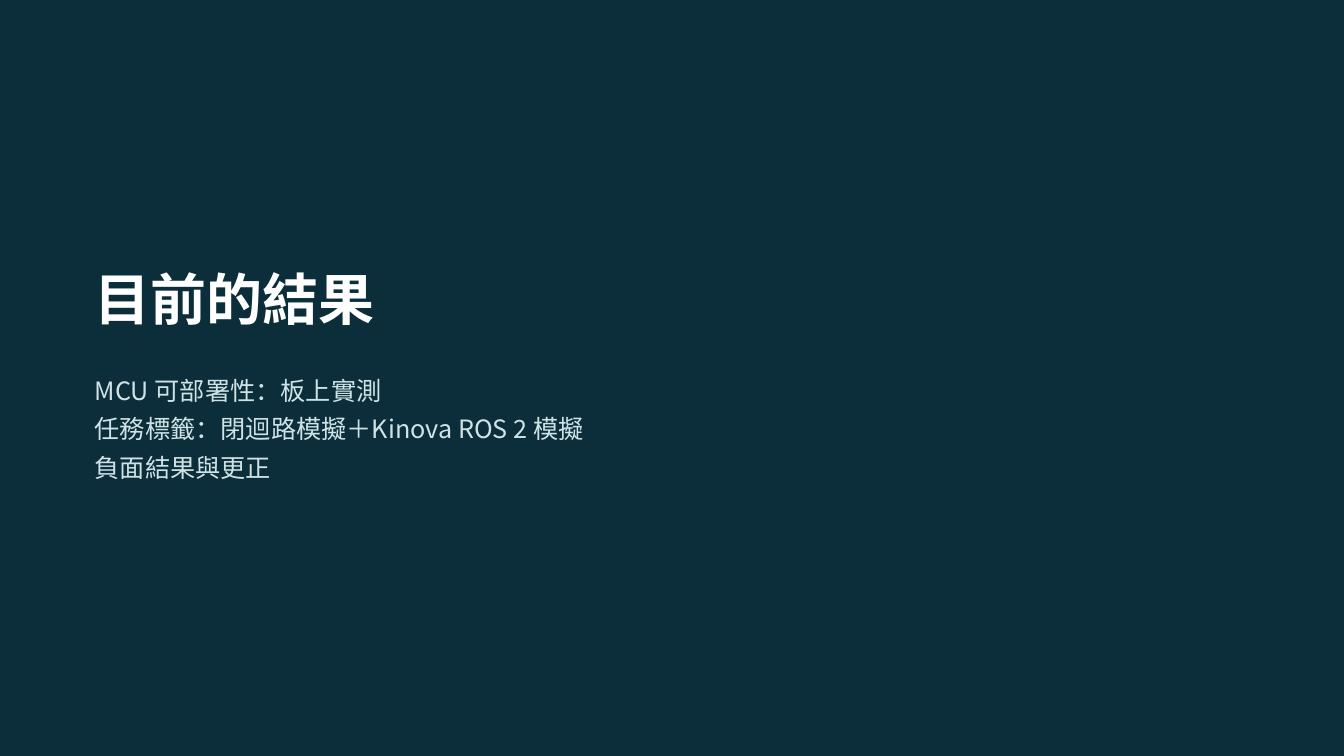
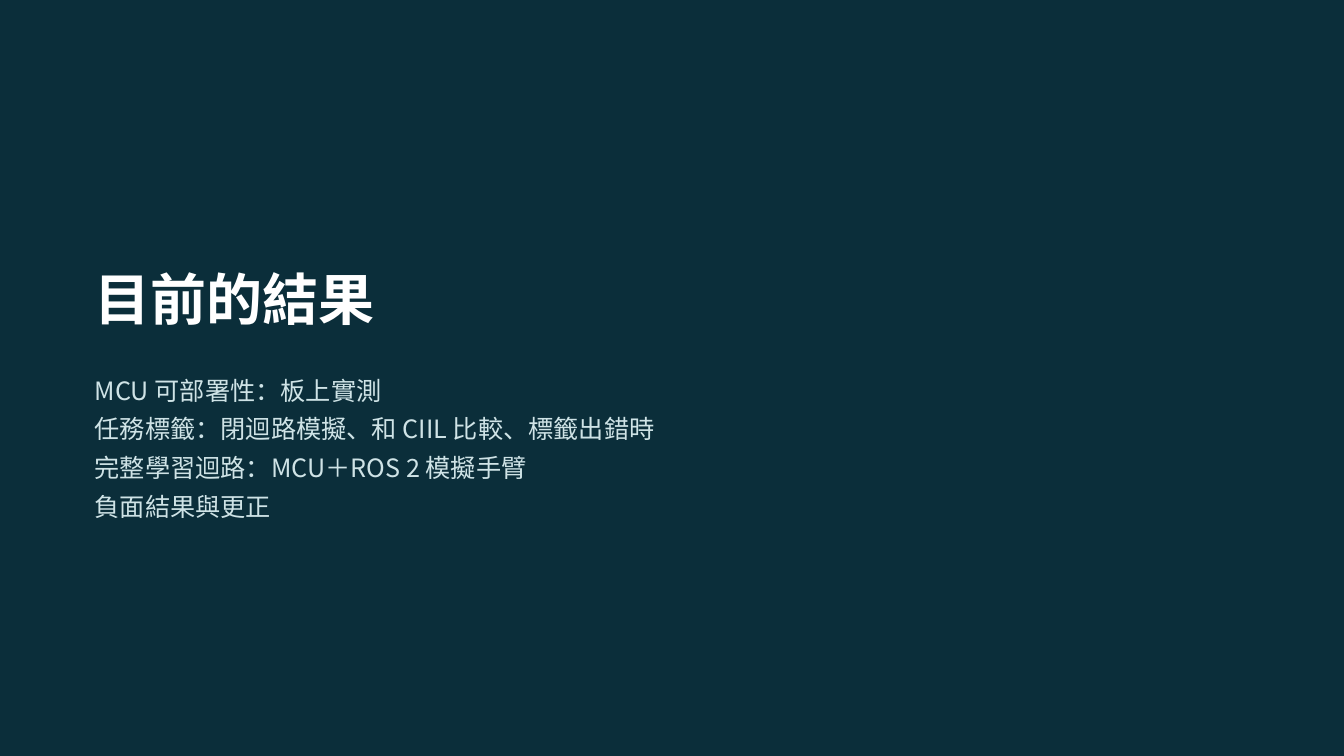
Before and after one commit to momotoofurry/pppp, a slide deck: slide 11 of docs/thesis/碩論計畫書.pptx. Drawn at 1344x756 pixels with LibreOffice and Linux fonts; fonts in the diff are those of the drawing. Boxes give left, top, right and bottom in pixels: in the first picture for what was removed or moved away, otherwise in the second. Text is boxed around its words. In the diff, an @@ line names an element or a change of style, - is before the commit and + after.

```diff
--- a/docs/thesis/碩論計畫書.pptx
+++ b/docs/thesis/碩論計畫書.pptx
@@ text at (x1=95, y1=417, x2=655, y2=479): text changed @@
-任務標籤：閉迴路模擬＋Kinova ROS 2 模擬
+任務標籤：閉迴路模擬、和 CIIL 比較、標籤出錯時
+完整學習迴路：MCU＋ROS 2 模擬手臂
```
Also in this commit, not shown: 20 other slides changed, 6 slides added, 42 other files.
